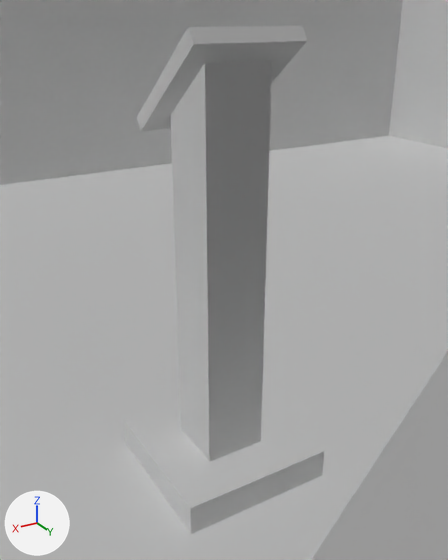
What one commit did to the Blender file DyNaDeMo/assets/Textures/ButtonRoute.blend.
The view is the same before and after, from a camera (50 mm lens) standing at (0.355, 1.301, 0.57) and looking at (-0.003, 0.705, 0.272). Arrows for +X, +Y and +Z are at lower left; the lights stay in place. Everything nearer to the camera than a plane just in front of the edit is cut away.

In view in the first picture: 'Room', 'Stand'.
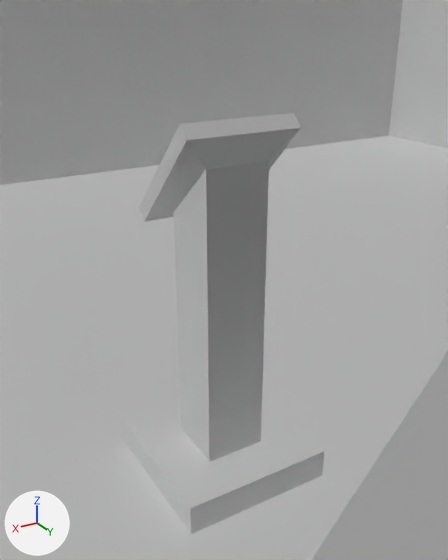
Where the change shows, as pixel boxes (x1, y1, x2, y2) in the pictures (448 x 560 px; the box of a moved part takes in the faces that stretch with it):
'Stand', reshaped (17% shorter)
    before: (124, 26, 324, 534)
    after: (124, 113, 324, 534)
part 1 of me_stand, moved or reshaped
    before: (137, 26, 307, 220)
    after: (142, 113, 301, 222)

The change, as a diff of the scene's bpy script:
```diff
--- a/DyNaDeMo/assets/Textures/ButtonRoute.blend.py
+++ b/DyNaDeMo/assets/Textures/ButtonRoute.blend.py
@@ me_stand @@
 me_stand.from_pydata(...)  # 24 vertices, 17 faces, 4 loose edges; spans x -1.0..1.0, y -1.0..1.0, z 0.0..1.4
 # used by ob_stand; parent = ob_room; location = (0.0, 0.7, 0.0); scale = (0.1, 0.1, 0.4)
 # verts and faces of me_stand; kept vertices keep their numbers, new ones are numbered from 24
 # before: 4 (-0.4, 0.4, 1.31) at pixel (271, 60), 5 (0.4, 0.4, 1.31) at pixel (204, 63), 6 (-0.4, -0.4, 1.16), 7 (0.4, -0.4, 1.16) at pixel (170, 115), 8 (-0.65, 0.65, 1.36) at pixel (307, 40)
 # before: 9 (0.65, 0.65, 1.36) at pixel (193, 43), 10 (-0.65, -0.65, 1.12), 11 (0.65, -0.65, 1.12) at pixel (141, 131), 12 (-0.65, 0.55, 1.4) at pixel (301, 25), 13 (0.65, 0.55, 1.4) at pixel (188, 27)
 # before: 14 (-0.65, -0.76, 1.15), 15 (0.65, -0.76, 1.15) at pixel (136, 117)
+# me_stand part 1
+delete_edges([(4, 8), (5, 9), (6, 10), (7, 11)])
+verts[4] = (-0.4, 0.4, 1.05)  # moved, pixel (269, 160)
+verts[5] = (0.4, 0.4, 1.05)  # moved, pixel (206, 169)
+verts[6] = (-0.4, -0.4, 0.88)  # moved
+verts[7] = (0.4, -0.4, 0.88)  # moved, pixel (173, 212)
+verts[8] = (-0.7, 0.56, 1.14)  # moved, pixel (301, 127)
+verts[9] = (0.7, 0.56, 1.14)  # moved, pixel (187, 140)
+verts[10] = (-0.7, -0.6, 0.85)  # moved
+verts[11] = (0.7, -0.6, 0.85)  # moved, pixel (144, 221)
+verts[12] = (-0.7, 0.41, 1.17)  # moved, pixel (293, 113)
+verts[13] = (0.7, 0.41, 1.17)  # moved, pixel (179, 123)
+verts[14] = (-0.7, -0.74, 0.88)  # moved
+verts[15] = (0.7, -0.74, 0.88)  # moved, pixel (138, 207)
+faces += [(4, 8, 9, 5), (5, 9, 11, 7), (6, 7, 11, 10), (4, 6, 10, 8)]
 me_stand.materials.append(mat_room)
```
